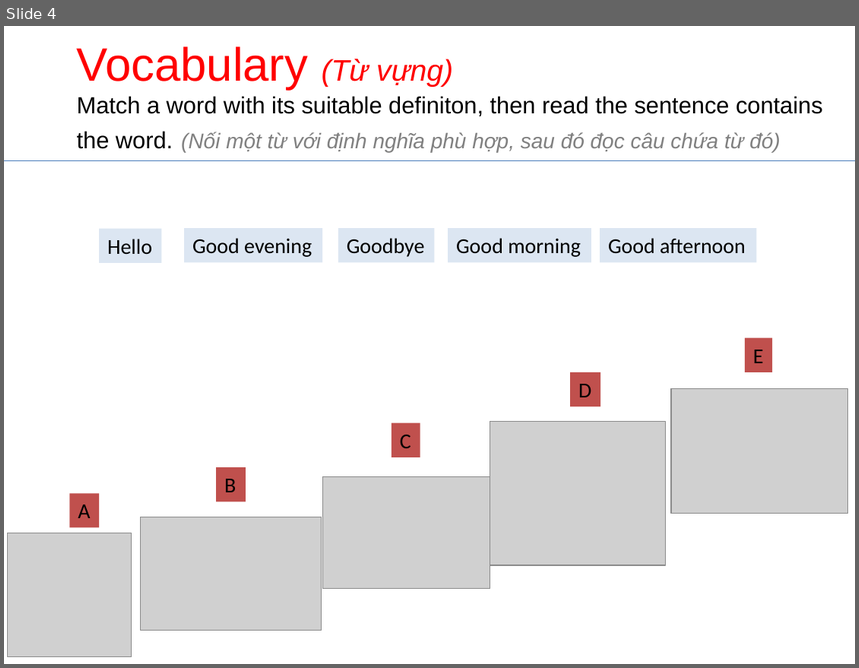
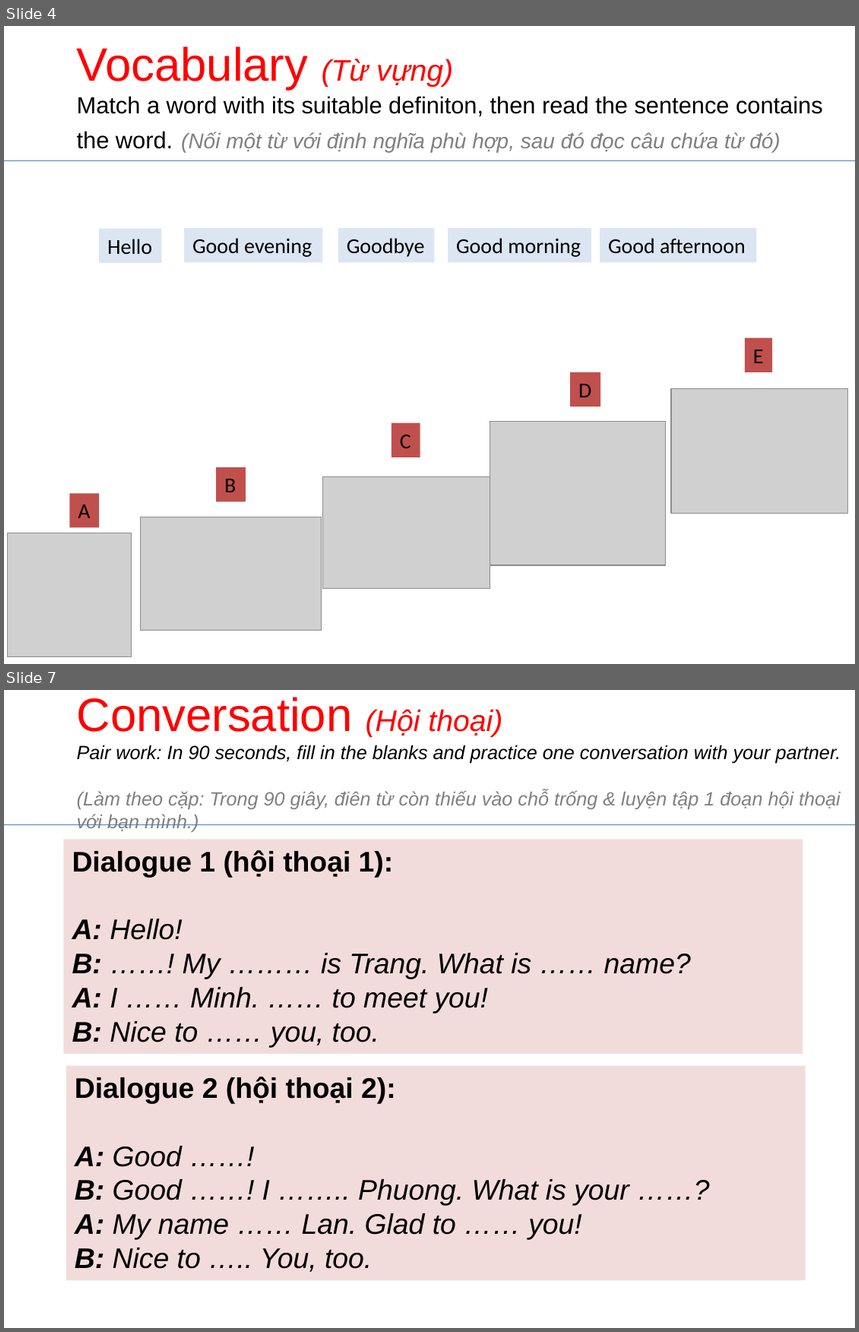
Before and after one commit to danhnguyenviet/uit-dissertation, a slide deck: documents/courseware/INTRODUCTION.pptx. Shown one above the other, each under a label of ours: slide 4 before the commit, slides 4 and 7 after it; the slides between them are not shown. The pictures are 859x668 and 859x1332 pixels, drawn with LibreOffice and Linux fonts; fonts in the diff are those of the drawing; grey boxes stand for pictures. Boxes give left, top, right and bottom in pixels: in the first picture for what was removed or moved away, otherwise in the second. Text is boxed around its words. In the diff, an @@ line names an element or a change of style, - is before the commit and + after.

```diff
--- a/documents/courseware/INTRODUCTION.pptx
+++ b/documents/courseware/INTRODUCTION.pptx
@@ slide 7 added at [4, 690, 855, 1328], background #FFFFFF @@
@@ title added at [77, 697, 842, 832], 16.2 pt, text #808080, italic @@
+Conversation (Hội thoại)
+Pair work: In 90 seconds, fill in the blanks and practice one conversation with your partner.
+(Làm theo cặp: Trong 90 giây, điên từ còn thiếu vào chỗ trống & luyện tập 1 đoạn hội thoại với bạn mình.)
@@ line added from (4, 825) to (855, 825), #4B7EBC 0.75 pt @@
@@ rectangle added at [63, 839, 804, 1053], fill #F2DCDB, 24 pt, text #000000, italic @@
+Dialogue 1 (hội thoại 1):
+A: Hello!
+B: ……! My ……… is Trang. What is …… name?
+A: I …… Minh. …… to meet you!
+B: Nice to …… you, too.
@@ rectangle added at [66, 1066, 806, 1281], fill #F2DCDB, 24 pt, text #000000, italic @@
+Dialogue 2 (hội thoại 2):
+A: Good ……!
+B: Good ……! I …….. Phuong. What is your ……?
+A: My name …… Lan. Glad to …… you!
+B: Nice to ….. You, too.
```
Also in this commit, not shown: 3 other slides added, 2 other files.
